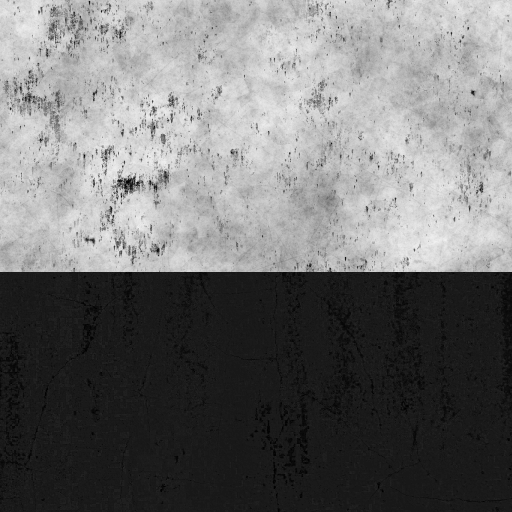
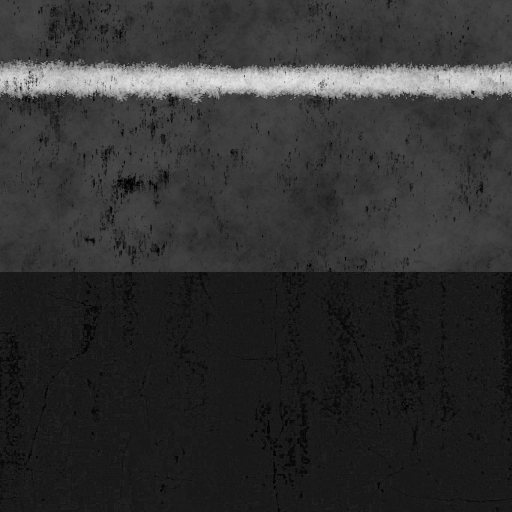
Layers edited between the first and the second w=512, h=512 image:
painted on "metal" over [0, 0, 512, 272]
